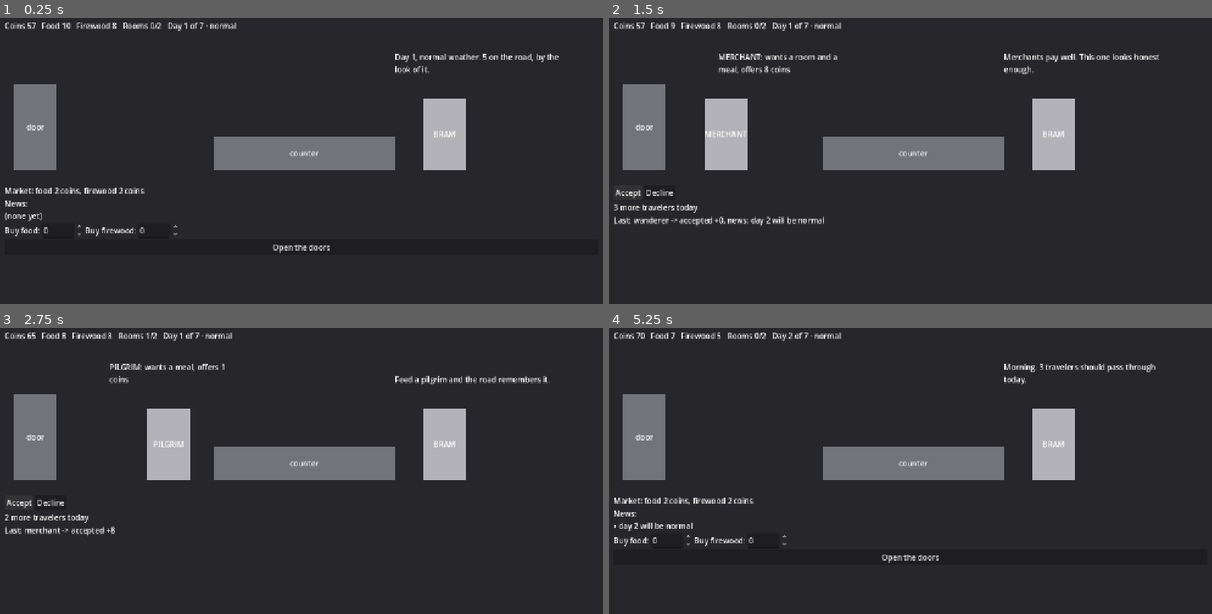
Above: before the commit, frames 1-4 (two rows, left to right).
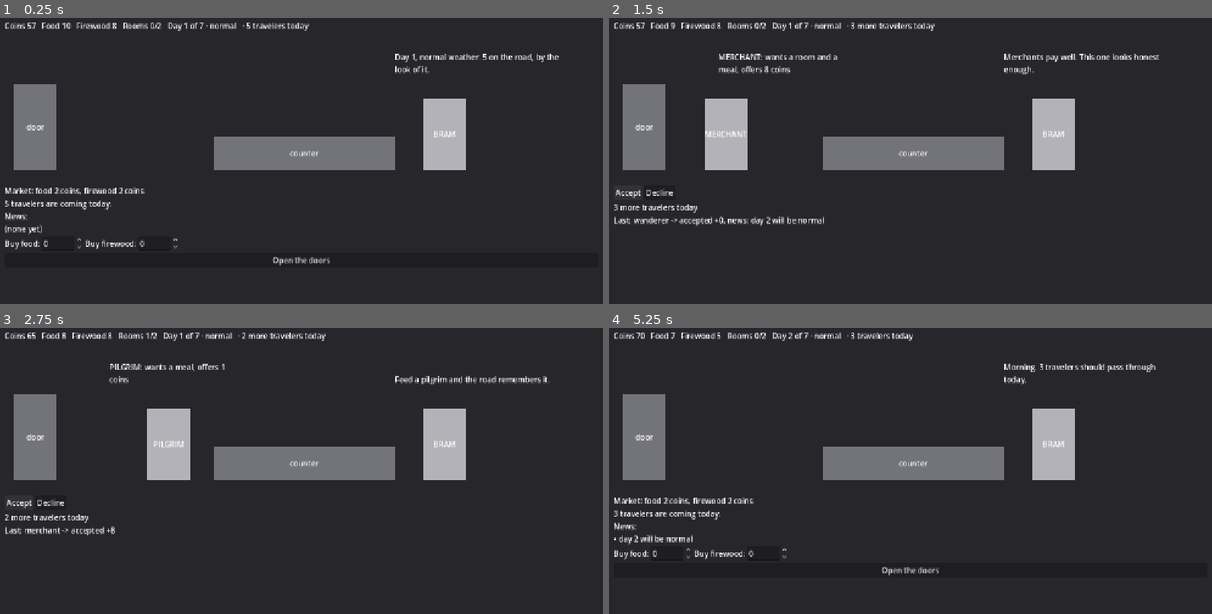
Above: after the commit, the same moments.

Repository: rkaunismaa/CrossRoads-Inn
Game: Godot game, scene res://scenes/main.tscn
Two runs of this game, one before a commit and one after it. Both use one fixed random seed, a clock stepped at 60 frames per second and the inputs below.
Inputs:
- Up to frame 1 (0.25 s): no input
- Up to frame 2 (1.5 s): click "Open the doors" at 0.5 s; click "Accept" at 1.25 s
- Up to frame 3 (2.75 s): click "Accept" at 2 s
- Up to frame 4 (5.25 s): click "Decline" at 2.75 s; click "Decline" at 3.5 s; click "Accept" at 4.25 s; click "Continue" at 5 s

The runs differ from the first frame. In frame 1, 1.2% of the frame differs, in the area x 0-55%, y 1-87%; in frame 2, 0.2%; in frame 3, 0.2%; in frame 4, 1.4%.

Commit message:
Fix review findings: travelers-coming count, week summary, no numbers in Bram's lines
Co-Authored-By: Claude Opus 5.5 <noreply@anthropic.com>

Diff:
--- a/game/scenes/main.gd
+++ b/game/scenes/main.gd
@@ -53,6 +53,8 @@
 	var day := runner.day_deal()
 	var cheap := " (cheap today!)" if day.cheap_day else ""
 	%Prices.text = "Market: food %d coins, firewood %d coins%s" % [day.price_food, day.price_firewood, cheap]
+	var n := runner.arrivals_today()
+	%Coming.text = "%d traveler%s coming today." % [n, " is" if n == 1 else "s are"]
 	var news := PackedStringArray()
 	for item in runner.state.news:
 		news.append("• " + InnRules.describe_news(item))
@@ -109,6 +111,7 @@
 	%HaggleHigh.text = "Haggle: ask %d" % int(params.noble_high)
 	var left := runner.travelers_left() - 1
 	%TravelersLeft.text = "%d more traveler%s today" % [left, "" if left == 1 else "s"]
+	_refresh_top()
 
 
 func _decide(action: String) -> void:
@@ -147,8 +150,26 @@
 	else:
 		%EndText.text = "%s\nYou ended the week with %d coins; the landlord wanted %d." % [
 			"You kept the inn!" if r.won else "You couldn't pay the landlord.", r.end_coins, debt]
+	%EndText.text += "\n\n" + _week_summary()
 	%EndPanel.visible = true
 	_refresh_top()
+
+
+## A few totals from the ledger, for the end screen.
+func _week_summary() -> String:
+	var accepted := 0
+	var thefts := 0
+	var cold_nights := 0
+	for line in runner.ledger:
+		if line.contains(" slot ") and line.contains(": accepted"):
+			accepted += 1
+		thefts += line.count("thief stole")
+		if line.contains(" night: short "):
+			cold_nights += 1
+	var summary := "Accepted %d travelers · %d thefts · %d cold nights" % [accepted, thefts, cold_nights]
+	if runner.result().lost_on_day == 0:
+		summary += "\nFinal night: %s" % runner.deal.final_event.replace("_", " ")
+	return summary
 
 
 # --- display helpers --------------------------------------------------------------------------
@@ -173,6 +194,10 @@
 	var day := runner.deal.days[_shown_day() - 1]
 	%TopBar.text = "Coins %d   Food %d   Firewood %d   Rooms %d/%d   Day %d of %d · %s" % [
 		s.coins, s.food, s.firewood, s.occupied, int(params.rooms), day.day, int(params.days), day.weather]
+	if %MorningPanel.visible:
+		%TopBar.text += "   · %d travelers today" % runner.arrivals_today()
+	elif %CounterPanel.visible:
+		%TopBar.text += "   · %d more travelers today" % maxi(0, runner.travelers_left() - 1)
 
 
 ## The day the screen is about: during the night summary that's the day just ended.
@@ -280,6 +305,7 @@
 	# Morning: prices, news, buying, then open the doors.
 	var morning: VBoxContainer = _named(VBoxContainer.new(), "MorningPanel")
 	morning.add_child(_label("Prices"))
+	morning.add_child(_label("Coming"))
 	morning.add_child(_label("NewsList"))
 	var buys := HBoxContainer.new()
 	for pair in [["BuyFood", "Buy food:"], ["BuyFirewood", "Buy firewood:"]]:
--- a/game/scripts/bram/bram.gd
+++ b/game/scripts/bram/bram.gd
@@ -8,7 +8,7 @@
 const LINES := {
 	"morning_final_night": [
 		"Last night of the week. Whatever comes tonight, we face it with what's in the stores.",
-		"Day seven. The landlord comes at dawn, and something always goes wrong on the last night.",
+		"Day {day}, the last one. The landlord comes at dawn, and something always goes wrong on the final night.",
 	],
 	"morning_firewood_short": [
 		"The woodpile's thin. A full house tonight would leave us cold.",
@@ -19,7 +19,7 @@
 		"We're short on food for today's crowd. Buy some, or turn hungry folk away.",
 	],
 	"morning_snow": [
-		"Snow on the road. Every hearth will eat twice the wood tonight.",
+		"Snow on the road. Every hearth will eat more wood tonight.",
 		"Snowing. Travelers will want warm rooms, and warm rooms want firewood.",
 	],
 	"morning_cheap_firewood": [
--- a/game/tests/unit/test_bram.gd
+++ b/game/tests/unit/test_bram.gd
@@ -110,3 +110,10 @@
 	var b := Bram.new(9)
 	for f in facts:
 		assert_eq(a.line_for(f), b.line_for(f))
+
+
+func test_lines_hold_no_balance_numbers() -> void:
+	var regex := RegEx.create_from_string("[0-9]|\\b(two|three|four|five|six|seven|twice|double)\\b")
+	for situation: String in Bram.LINES:
+		for line: String in Bram.LINES[situation]:
+			assert_null(regex.search(line.to_lower()), "%s: %s" % [situation, line])
--- a/game/tests/unit/test_main_scene.gd
+++ b/game/tests/unit/test_main_scene.gd
@@ -116,3 +116,26 @@
 		_node("Decline").pressed.emit()
 	assert_true(_node("NightPanel").visible)
 	assert_string_contains(_node("TopBar").text, "Day 1 of 7 · %s" % main.runner.deal.days[0].weather)
+
+
+func test_morning_shows_travelers_coming() -> void:
+	var n: int = main.runner.arrivals_today()
+	assert_string_contains(_node("TopBar").text, "%d travelers today" % n)
+	assert_string_contains(_node("Coming").text, "%d travelers" % n)
+
+
+func test_end_screen_has_week_summary() -> void:
+	_play_to_end()
+	var text: String = _node("EndText").text
+	assert_string_contains(text, "Accepted")
+	assert_string_contains(text, "thefts")
+	assert_string_contains(text, "cold nights")
+
+
+func test_counter_top_bar_counts_travelers_still_to_come() -> void:
+	_node("OpenDoors").pressed.emit()
+	if not _node("CounterPanel").visible:
+		pass_test("no travelers today")
+		return
+	var more: int = main.runner.travelers_left() - 1
+	assert_string_contains(_node("TopBar").text, "%d more travelers today" % more)
Not shown, changed: docs/session-history.md
